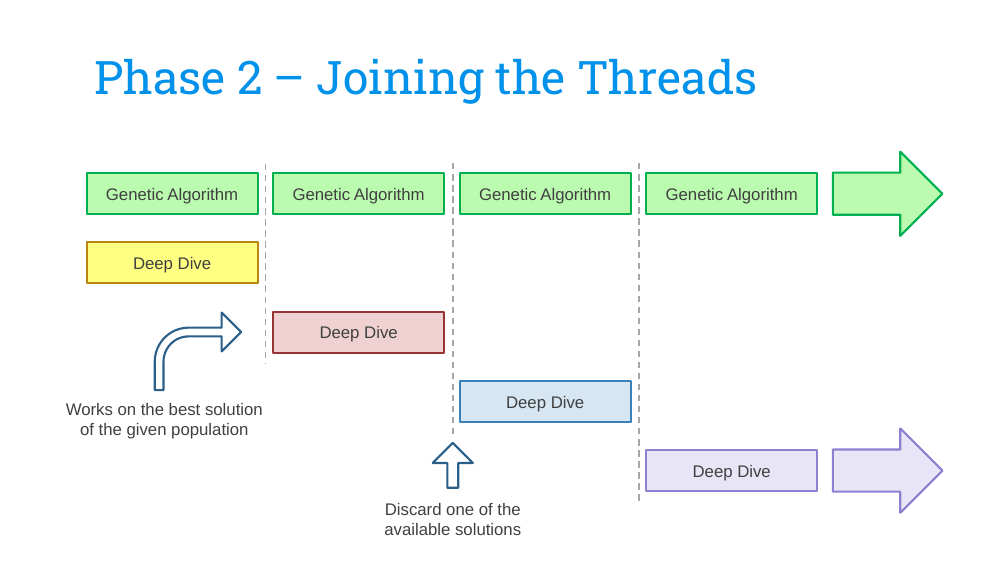
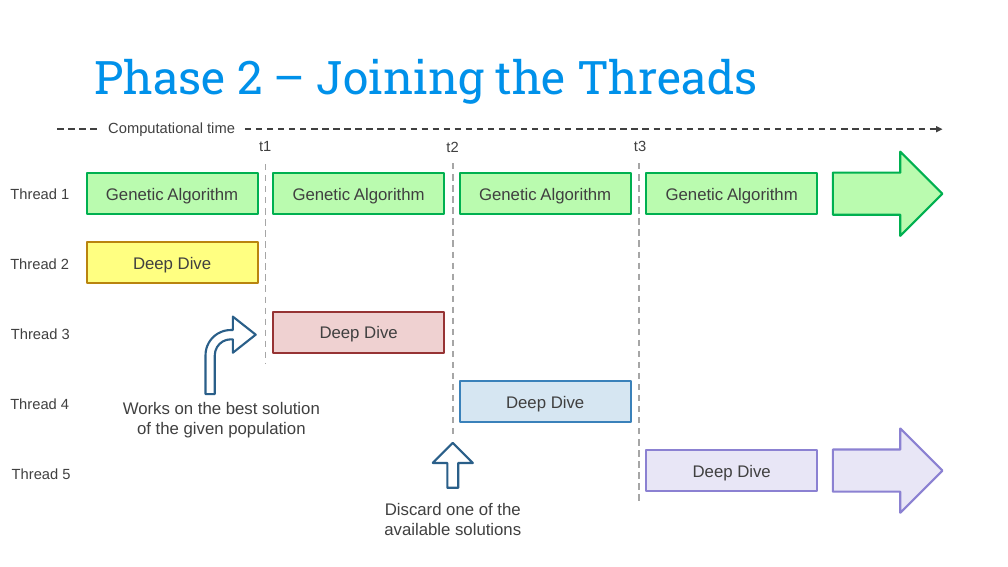
Before and after one commit to CarolinaBianchi/ETPsolver, a slide deck: slide 38 of Optimization/doc/ETPslides_OMAAL_group11.pptx. Drawn at 1008x567 pixels with LibreOffice and Linux fonts; fonts in the diff are those of the drawing; background and template pictures are left out. Boxes give left, top, right and bottom in pixels: in the first picture for what was removed or moved away, otherwise in the second. Text is boxed around its words. In the diff, an @@ line names an element or a change of style, - is before the commit and + after.

Commit message:
Added slides draft

```diff
--- a/Optimization/doc/ETPslides_OMAAL_group11.pptx
+++ b/Optimization/doc/ETPslides_OMAAL_group11.pptx
@@ rectangle added at [101, 115, 243, 141], fill #FFFFFF, outline #FFFFFF 0.75 pt, 14 pt, text #404040 @@
+Computational time
@@ arrow added from (57, 129) to (943, 129), #404040 1.5 pt dashed @@
@@ text added at [259, 141, 271, 151], 14 pt, text #404040 @@
+t1
@@ text added at [446, 141, 458, 152], 14 pt, text #404040 @@
+t2
@@ text added at [634, 141, 646, 151], 14 pt, text #404040 @@
+t3
@@ text added at [10, 188, 69, 199], 14 pt, text #404040 @@
+Thread 1
@@ text added at [10, 258, 69, 269], 14 pt, text #404040 @@
+Thread 2
@@ text added at [11, 328, 70, 339], 14 pt, text #404040 @@
+Thread 3
@@ bent arrow: place and size @@
-bent arrow at [155, 313, 241, 390]
+bent arrow at [206, 317, 256, 394]
@@ bent arrow at [206, 317, 256, 394]: proportions changed @@
@@ text added at [10, 398, 69, 409], 14 pt, text #404040 @@
+Thread 4
@@ text "Works on the best solution ...": place and size @@
-text "Works on the best solution ..." at [66, 403, 263, 439]
+text "Works on the best solution ..." at [123, 402, 320, 438]
@@ text added at [12, 468, 70, 479], 14 pt, text #404040 @@
+Thread 5
```
